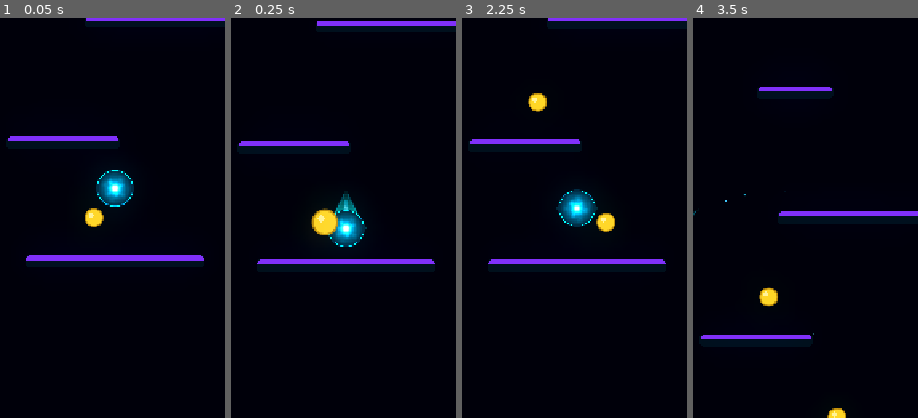
Above: before the commit, frames 1-4 (left to right).
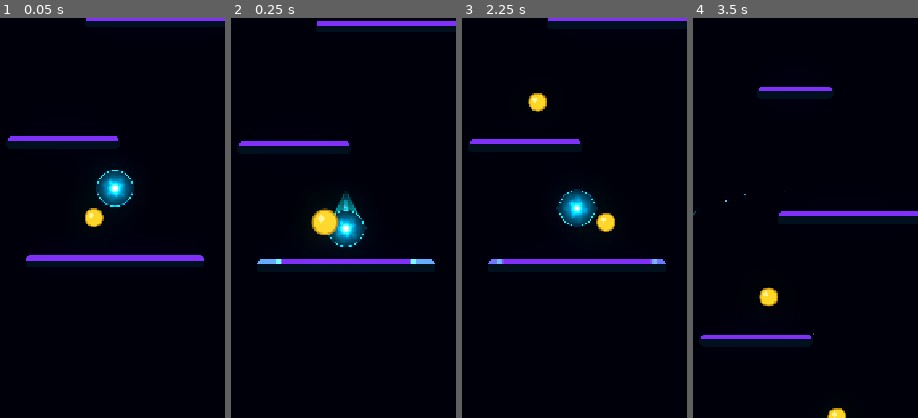
Above: after the commit, the same moments.

Repository: Kryodo/TowerJump
Game: Godot game, scene res://scenes/main.tscn
Two runs of this game, one before a commit and one after it. Both use one fixed random seed, a clock stepped at 60 frames per second and the inputs below.
Inputs (mouse positions are % of the whole screen's width and height, from its top left):
- Up to frame 1 (0.05 s): no input
- Up to frame 2 (0.25 s): no input
- Up to frame 3 (2.25 s): move the mouse to (72, 45) at 0.52 s; hold Right (ui_right) 0.53-1.25 s; click (72, 45) at 0.67 s; drag from (30, 55) to (47, 31) at 1.27 s; click "Nochmal spielen" at 2 s
- Up to frame 4 (3.5 s): move the mouse to (60, 28) at 2.77 s; hold Left (ui_left) from 2.78 s (still down)
The pictures show only the part of the screen within x 24-74%, y 27-77%; the shares and areas given below are measured in that part.

The runs differ from the first frame. In frame 2, 0.3% of the frame differs, in the area x 11-91%, y 60-62%; in frame 3, 0.2%; in frame 4, nothing differs.
Error before the commit: Parse Error: Function "get_viewport_rect()" not found in base self. (res://scripts/landing/landing_feedback_controller.gd:188)

Commit message:
Fix landing controller compile errors

Diff:
--- a/scripts/landing/landing_feedback_controller.gd
+++ b/scripts/landing/landing_feedback_controller.gd
@@ -185,7 +185,7 @@
 	var platform_dy: float = (
 		platform.global_position.y - ball.global_position.y
 	)
-	var screen_width: float = float(get_viewport_rect().size.x)
+	var screen_width: float = float(get_viewport().get_visible_rect().size.x)
 
 	if g <= 0.0 or platform_dy <= 0.0:
 		return {}
@@ -337,6 +337,7 @@
 	return local_x
 
 func _get_best_landing_prediction() -> Dictionary:
+	var ball := _ball
 	var candidates: Array[Node] = get_tree().get_nodes_in_group(
 		platforms_group
 	)
